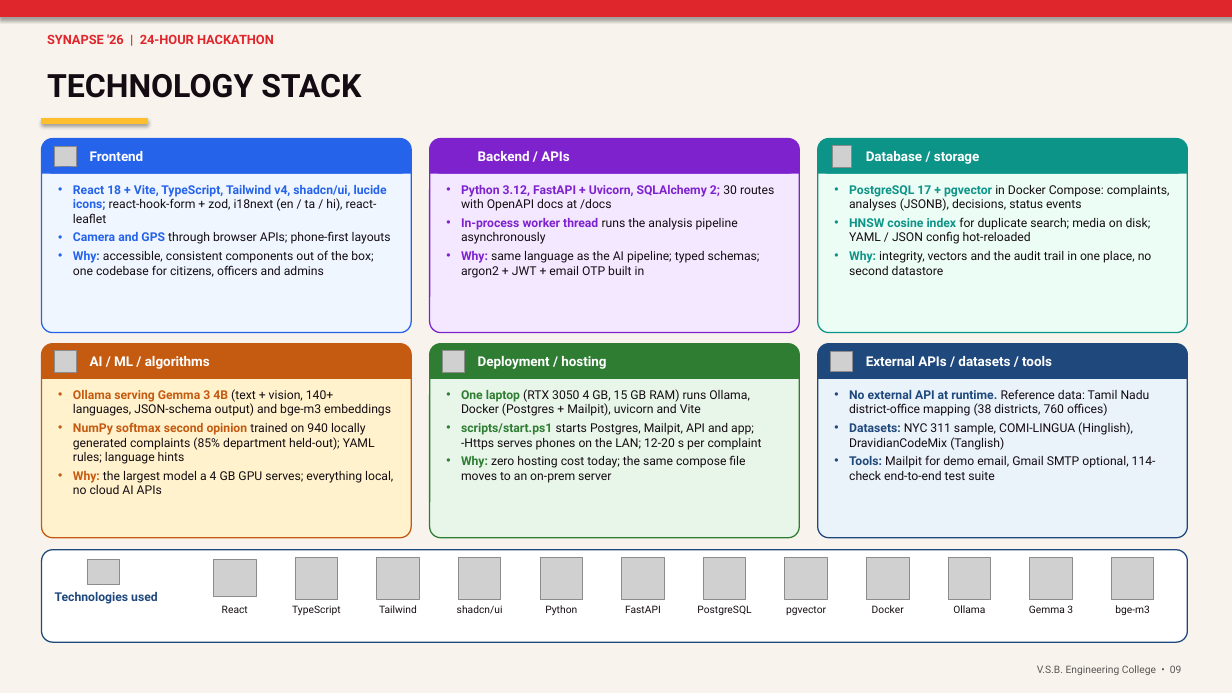
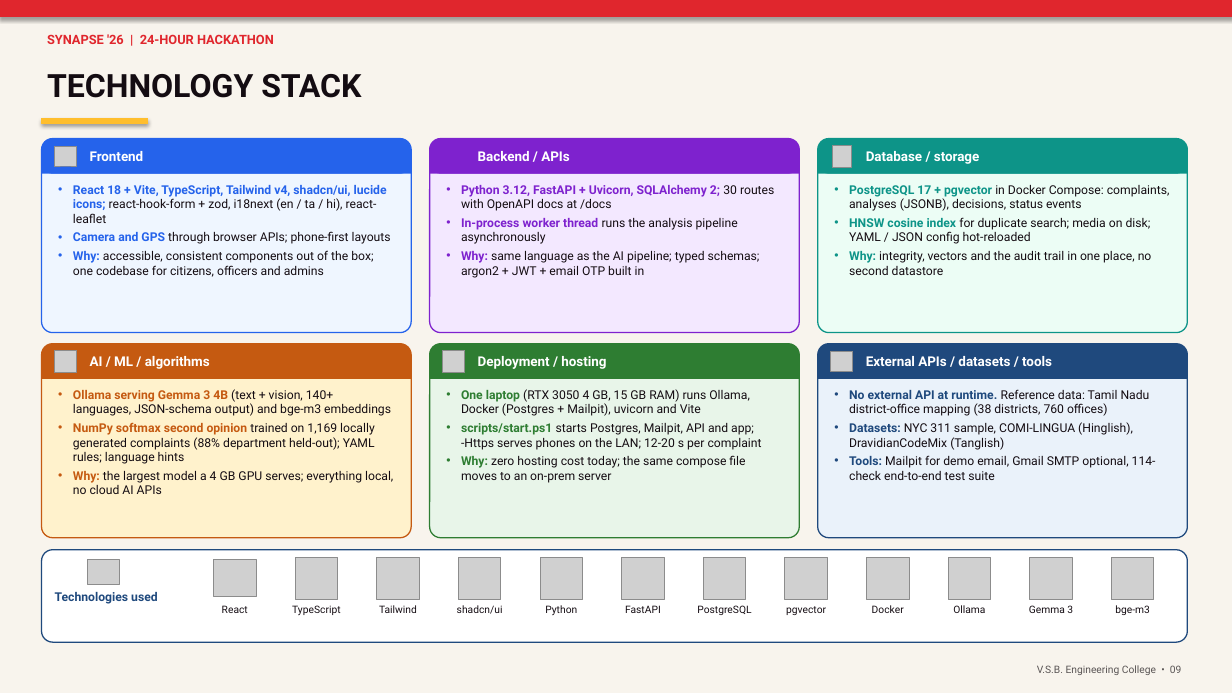
Before and after one commit to Balavigneshcse/AI_Grievance_Redressal_Prioritization_System, a slide deck: slide 6 of docs/sample.pptx. Drawn at 1232x693 pixels with LibreOffice and Linux fonts; fonts in the diff are those of the drawing; grey boxes stand for pictures; background and template pictures are left out. Boxes give left, top, right and bottom in pixels: in the first picture for what was removed or moved away, otherwise in the second. Text is boxed around its words. In the diff, an @@ line names an element or a change of style, - is before the commit and + after.

```diff
--- a/docs/sample.pptx
+++ b/docs/sample.pptx
@@ text at <box>73,422,375,464</box>: text changed @@
-• NumPy softmax second opinion trained on 940 locally generated complaints (85% department held-out); YAML rules; language hints
+• NumPy softmax second opinion trained on 1,169 locally generated complaints (88% department held-out); YAML rules; language hints
```
Also in this commit, not shown: 4 other files.
